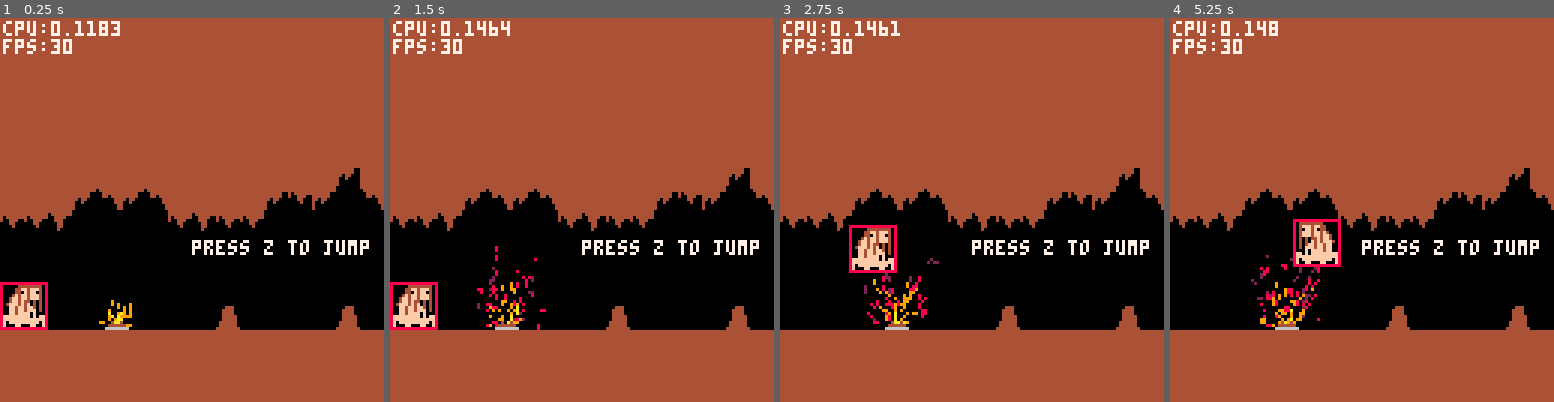
Above: before the commit, frames 1-4 (left to right).
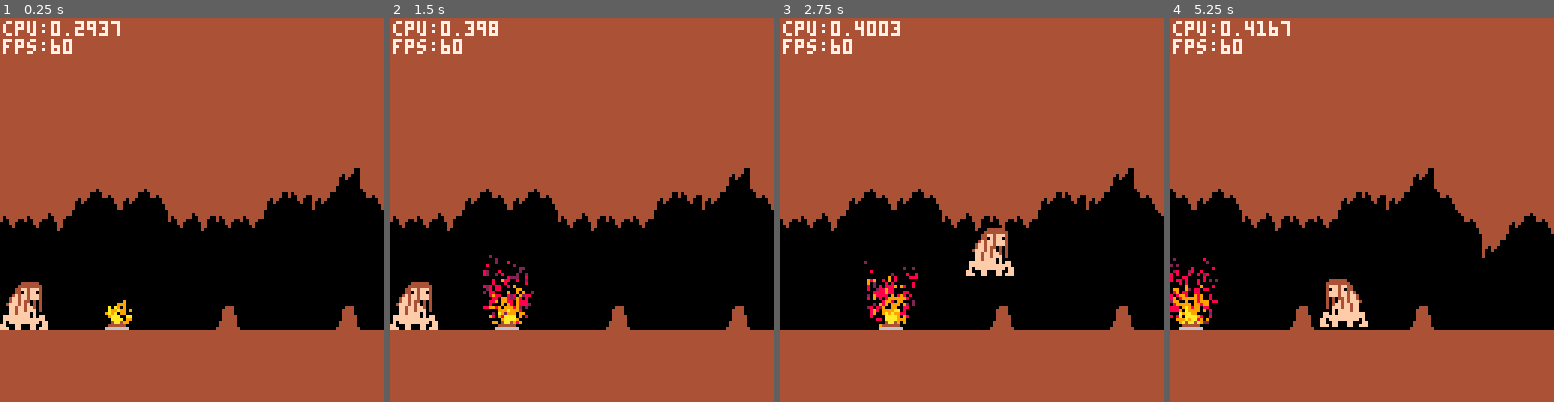
Above: after the commit, the same moments.

Repository: bitwitch/pico8
Game: PICO-8 cartridge games/caveman.p8
Same seed, same stepped clock (60 frames per second), same inputs: the game is played once before the commit and once after it.
Inputs:
- Up to frame 1 (0.25 s): no input
- Up to frame 2 (1.5 s): tap O (Z key) at 0.7 s
- Up to frame 3 (2.75 s): hold Right 1.6-2.1 s; tap O (Z key) at 1.7, 2.1, 2.5 s; hold Right from 2.47 s (still down)
- Up to frame 4 (5.25 s): tap O (Z key) every 0.4 s from 2.9 to 4.9 s; release Right at 3.03 s; hold Left 3.08-3.58 s; hold Down 3.63-3.97 s; hold Right 4.02-4.68 s; hold Left from 5.08 s (still down)

The runs differ from the first frame. In frame 1, 1.5% of the frame differs, in the area x 0-97%, y 0-82%; in frame 2, 2.3%; in frame 3, 6.2%; in frame 4, 13%, in the area x 0-100%, y 0-82%.

Commit message:
core rewrite

Diff:
--- a/games/caveman.p8
+++ b/games/caveman.p8
@@ -3,55 +3,63 @@
 __lua__
 --caveman
 --by bitwitch
-man={}
-fl_h=24
 grav=.45
 particles={}
 cam={}
 cam.x=0
 cam.y=0
 tut={}
-debug=true
-
-entities={}
-entities_with={
-	collide={}
-}
-cqueue={}
-
---don't repeat button presses
-poke(0x5f5c,255)
+
+debug=false
+
+spawners={}
+
+g_level=nil
+g_man=nil
+
+
 
 function _init()
+	--don't repeat button presses
+	poke(0x5f5c,255)
+	--reload map from cart rom
+	reload(0x2000,0x2000,0x1000)
+	reset_entities()
+	reset_collisions()
 	init_tut()
-	init_world()
-	init_man()
-end
-
-function _update()
+	g_level=level({
+		origin=v(0,0),
+		size=v(128,16)
+	})
+	e_add(g_level)
+end
+
+function _update60()
  update_particles()
- update_man()
+ update_entities()
+ do_movement()
  do_collisions()
+	do_supports()
  update_cam()
 end
 
 function _draw()
  cls()
  draw_particles()
- draw_map()
  draw_fire()
-
- if not tut.passed then
- 	draw_tut()
- end
-
- draw_man()
+ render_all("render")
+ render_all("render_gui")
+-- if not tut.passed then
+-- 	draw_tut()
+-- end
+
+ if (debug) draw_debug_hitbox()
 
  draw_stats()
 end
 
 function update_cam()
-	cam.x=lerp(cam.x,man.x-64,.1)
+	cam.x=lerp(cam.x,g_man.pos.x-64,.1)
 	if cam.x<0 then cam.x=0 end
 	camera(cam.x,cam.y)
 end
@@ -90,7 +98,7 @@
 	for i,t in ipairs(tut.steps) do
 		if t.start and not t.passed then
 			print(t.text,t.x,t.y,7)
-			if man.x>t.pass_x then
+			if g_man.pos.x>t.pass_x then
 				t.passed=true
 				if i+1<=#tut.steps then
 					tut.steps[i+1].start=true
@@ -110,133 +118,16 @@
 end
 
 function draw_fire()
-	local x=35
-	spr(47,x,128-fl_h-8)
-	make_flames(x+4,128-fl_h,5)
-end
-
-function lerp(a,b,amt)
-	return (1-amt)*a+b*amt
-end
-
--- returns smallest element
--- of seq, according to key
--- function
---function min_of(seq,key)
--- local me,mk=nil,32767
--- for e in all(seq) do
---  local k=key(e)
---  if k<mk then
---			me,mk=e,k
---  end
--- end
--- return me
---end
-
--- copies props to obj
--- if obj is nil, a new
--- object will be created,
--- so set(nil,{...}) copies
--- the object
-function set(obj,props)
- obj=obj or {}
- for k,v in pairs(props) do
-  obj[k]=v
- end
- return obj
-end
-
--- creates a "class" object
--- with support for basic
--- inheritance/initialization
-function kind(kob)
- kob=kob or {}
- setmetatable(kob,{__index=kob.extends})
-
- kob.new=function(self,ob)
-  ob=set(ob,{kind=kob})
-  setmetatable(ob,{__index=kob})
-  if (kob.create) ob:create()
-  return ob
- end
-
- return kob
-end
-
---vectors
-
-vec=kind()
-function v(x,y)
-	return vec:new({x=x,y=y})
-end
-
-function vec.__add(v1,v2)
- return v(v1.x+v2.x,v1.y+v2.y)
-end
-function vec.__sub(v1,v2)
- return v(v1.x-v2.x,v1.y-v2.y)
-end
-function vec.__mul(v1,a)
- return v(v1.x*a,v1.y*a)
-end
-function vec.__div(v1,a)
- return v(v1.x/a,v1.y/a)
-end
--- length squared
-function vec.len2(v)
- return v.x*v.x+v.y*v.y
-end
-
-function vec.ints(v)
- return
- 	v(flr(v.x),flr(v.y))
-end
-
---boxes
-
-box=kind()
-function make_box(e)
-	local w=e.w
-	local h=e.h
-	if (e.bbw) w=e.bbw
-	if (e.bbh) h=e.bbh
-	return box:new({
-		xl=flr(e.x-.5*w),
-		xr=flr(e.x+.5*w),
-		yt=flr(e.y-h),
-		yb=flr(e.y)
-	})
-end
-
-function box:overlap(b)
-	return
-		self.xr>=b.xl and
-	 self.xl<=b.xr and
-	 self.yb>=b.yt and
-	 self.yt<=b.yb
-end
-
-function box:sepv(b)
-	local candidates={
-		right=v(b.xl-self.xr,0),
-		left=v(b.xr-self.xl,0),
-		bottom=v(0,b.yt-self.yb),
-		top=v(0,b.yb-self.yt)
-	}
-
-	local min_sep=v(0,0)
-	local min_len=32767
-	local min_side=nil
- for side,sep in pairs(candidates) do
-  local len=vec.len2(sep)
-  if len<min_len then
-			min_sep=sep
-			min_len=len
-			min_side=side
-  end
- end
-	return min_sep,min_side
-end
+	local fx,fy=35,96
+	spr(47,fx,fy)
+	make_flames(fx+4,fy+7,5)
+end
+…(6 lines of a section not shown)…
 -->8
 --particles
 
@@ -249,10 +140,10 @@
 		p.y=y
 		p.ox=x
 		p.oy=y
-		p.vx=rnd(2)-1
-		p.vy=rnd(2)-2
+		p.vx=rnd(1)-.5
+		p.vy=rnd(1)-1
 		p.life=1
-		local lifetime=10+rnd(20)
+		local lifetime=20+rnd(40)
 		p.decayrate=1/lifetime
 		add(particles,p)
 		end
@@ -306,29 +197,396 @@
 
 
 -->8
---player
-
-function init_man()
- man.x=8
- man.y=128-fl_h
- man.w=16
- man.h=16
- man.vx=0
- man.vy=0
- man.a=.3
- man.jspeed=-4.5
- man.can_jump=true
- man.grounded=false
- man.face_left=false
- man.rolling=false
- man.bbw=man.w --bounding box width
- man.bbh=man.h --bounding box height
-	man.roll_timer=0
-	man.roll_delay=10
-end
-
-function update_man()
-	printh("vel_y: "..man.vy)
+
+-------------------------------
+-- utlitities
+-------------------------------
+object={}
+function extend(parent,props)
+	local child=props or {}
+	setmetatable(child,{
+		__index=parent,
+		__call=function(func,props)
+			local o=props or {}
+			setmetatable(o,{__index=child})
+			if (o.init) o:init()
+			return o
+		end
+	})
+
+	return child
+end
+
+function state_dependent(e,prop)
+	local p=e[prop]
+	if (not p) return nil
+	if type(p)=="table" and p[e.state] then
+		p=p[e.state]
+	end
+	if type(p)=="table" and p[1] then
+		p=p[1]
+	end
+	return p
+end
+
+function event(e,prop,args)
+	if e[prop] then
+		return e[prop](e,args)
+	end
+end
+
+function lerp(a,b,amt)
+	return (1-amt)*a+b*amt
+end
+
+-------------------------------
+-- box
+-------------------------------
+box=extend(object)
+
+function make_box(xl,yt,xr,yb)
+	return box({
+		xl=flr(min(xl,xr)),
+		xr=flr(max(xl,xr)),
+		yt=flr(min(yt,yb)),
+		yb=flr(max(yt,yb))
+	})
+end
+
+function box:translate(pos)
+	return box({
+		xl=self.xl+pos.x,
+		xr=self.xr+pos.x,
+		yt=self.yt+pos.y,
+		yb=self.yb+pos.y
+	})
+end
+
+function box:overlap(b)
+	return
+		self.xr>=b.xl and
+	 self.xl<=b.xr and
+	 self.yb>=b.yt and
+	 self.yt<=b.yb
+end
+
+function box:sepv(b,allowed)
+	local candidates={
+		left=v(b.xl-self.xr,0),
+		right=v(b.xr-self.xl,0),
+		top=v(0,b.yt-self.yb),
+		bottom=v(0,b.yb-self.yt)
+	}
+	if type(allowed)!="table" then
+		allowed={right=true,left=true,bottom=true,top=true}
+	end
+
+
+	local min_sep=v(0,0)
+	local min_len=32767
+	local min_side=nil
+ for side,sep in pairs(candidates) do
+  local len=vec.len2(sep)
+  if allowed[side] and
+  len<min_len then
+			min_sep,min_len,min_side=
+				sep,len,side
+  end
+ end
+	return min_sep,min_side
+end
+
+
+-------------------------------
+-- vector
+-------------------------------
+vec={}
+vec.__index=vec
+
+function v(x,y)
+	local v={x=x,y=y}
+	setmetatable(v,vec)
+	return v
+end
+
+function vec.__add(v1,v2)
+ return v(v1.x+v2.x,v1.y+v2.y)
+end
+function vec.__sub(v1,v2)
+ return v(v1.x-v2.x,v1.y-v2.y)
+end
+function vec.__mul(v1,a)
+ return v(v1.x*a,v1.y*a)
+end
+function vec.__div(v1,a)
+ return v(v1.x/a,v1.y/a)
+end
+-- length squared
+function vec.len2(v)
+ return v.x*v.x+v.y*v.y
+end
+
+function vec.dot(v1,v2)
+	return v1.x*v2.x+v1.y*v2.y
+end
+
+function vec.ints(v)
+ return
+ 	v(flr(v.x),flr(v.y))
+end
+
+-------------------------------
+-- entities
+-------------------------------
+entity=extend(object,{
+	t=0,state="idle",dynamic=true
+})
+
+function reset_entities()
+	entities={}
+	entities_with={
+		vel={},
+		dynamic={},
+		collides_with={},
+		feetbox={},
+		render={},
+		render_gui={}
+	}
+end
+
+function e_add(e)
+	add(entities,e)
+	for prop,list in pairs(entities_with) do
+		if e[prop] then
+		 add(list,e)
+		end
+	end
+	if e.tags then
+		c_update_bucket(e)
+	end
+	return e
+end
+
+function e_remove(e)
+
+end
+
+function update_entities()
+	for e in all(entities_with.dynamic) do
+		local state=e.state
+		if (e[state]) e[state](e)
+		e.t+=1
+		if (state!=e.state) e.t=0
+	end
+end
+
+
+solid=extend(entity,{
+	dynamic=false,
+	tags={"solid"},
+	collides_with={},
+	hitbox=make_box(0,0,8,8)
+})
+
+function solid:init()
+	-- setup allowed collision
+	-- sides
+	local dirs={
+		left=v(-1,0),right=v(1,0),
+		top=v(0,-1),bottom=v(0,1)
+	}
+	local allowed={}
+	local needed=false
+	for d,dvec in pairs(dirs) do
+		local p=self.map_pos+dvec
+		allowed[d]=
+			tile_type(mget(p.x,p.y))
+			!=solid
+
+		-- ignore tiles on map edge
+		if p.x<0 or p.x>127 or p.y<0 or p.y>63 then
+			allowed[d]=false
+		end
+
+		needed=needed or allowed[d]
+	end
+	self.allowed=allowed
+	self.needed=needed
+end
+
+function solid:collide(o,args)
+	return c_push_out,self.allowed
+end
+
+
+-------------------------------
+-- level
+-------------------------------
+level=extend(object,{
+	origin=v(0,0),
+	size=v(16,16)
+})
+
+function level:init()
+	local o,s=self.origin,self.size
+	-- loop through tiles in level
+	for x=0,s.x-1 do
+		for y=0,s.y-1 do
+			local mx,my=o.x+x,o.y+y
+			local tile=mget(mx,my)
+			local etyp=spawners[tile]
+			-- if tile is spawner,spawn
+			-- entity
+			if etyp then
+				local e=etyp({
+					pos=v(mx,my)*8
+				})
+				e_add(e)
+				-- remove tile from map
+				mset(mx,my,0)
+				tile=0
+			end
+
+			-- create tile if needed
+			-- for collisions
+			etyp=tile_type(tile)
+			if etyp then
+				local e=etyp({
+					pos=v(mx,my)*8,
+					map_pos=v(mx,my)
+				})
+				if (e.needed) e_add(e)
+			end
+
+		end
+	end
+end
+
+function level:render()
+ map(self.origin.x,self.origin.y,
+  0,0,self.size.x,self.size.y)
+end
+
+
+function tile_type(tile)
+	if (fget(tile,0)) return solid
+	return nil
+end
+
+-------------------------------
+-- player (man)
+-------------------------------
+man=extend(entity,{
+	pos=v(0,0),
+	w=16,
+	h=16,
+	vel=v(0,0),
+	acc=v(.3,0),
+	jspeed=-4.5,
+	roll_speed=4,
+	can_jump=true,
+	grounded=false,
+	face_left=false,
+	roll_timer=0,
+	roll_delay=10,
+	sprite={
+		idle=192,
+		offset=v(-8,-16)
+	},
+	hitbox={
+		make_box(-6,-16,6,0),
+		roll=make_box(-8,-8,8,0)
+	},
+	feetbox=make_box(-6,-2,6,0),
+	tags={"man"},
+	collides_with={"solid"}
+})
+function man:init()
+	g_man=self
+end
+spawners[112]=man
+
+function man:idle()
+	self:do_walking()
+	self:do_verticals()
+end
+
+function man:walk()
+	self:do_walking()
+	self:do_verticals()
+end
+
+function man:roll()
+	self.vel.x*=.8
+
+		-- clamp x pos to > 0
+	if self.pos.x-8+self.vel.x<0 then
+		self.vel.x=0
+		self.pos.x=8
+	end
+
+	if abs(self.vel.x)<=0.1 then
+		self.state="idle"
+	end
+end
+
+function man:air()
+
+end
+
+-- multiple state functions
+function man:do_walking()
+	self.vel.x*=.8
+	if btn(0) then
+		self.vel.x-=self.acc.x
+	end
+	if btn(1) then
+		self.vel.x+=self.acc.x
+	end
+
+	-- clamp x pos to > 0
+	if self.pos.x-8+self.vel.x<0 then
+		self.vel.x=0
+		self.pos.x=8
+	end
+
+	if abs(self.vel.x)>0 then
+		self.state="walk"
+	else
+		self.state="idle"
+	end
+end
+…(4 lines of a section not shown)…
+function man:do_verticals()
+--	if self.pos.y>104 then
+--	 self.pos.y=104
+--	 self.vel.y=0
+--	end
+--
+	if self.supported_by and btnp(4) then
+		-- roll
+		if btn(3) then
+			local rspeed=self.roll_speed
+			if (self.face_left) rspeed*=-1
+			self.vel.x=rspeed
+			self.state="roll"
+		else
+		-- jump
+			self.vel.y=self.jspeed
+		end
+	end
+
+end
+
+function man:collide(o)
+
+end
+
+
+function man:update()
 	if man.roll_timer>0 then
 		man.roll_timer-=1
 	elseif man.rolling and man.roll_timer<=0 then
@@ -379,12 +637,11 @@
 		man.grounded=false
 	end
 	--entity collisions
-	test_collisions(man,"collide",man.resolve_collision)
+	test_collisions(man,"cbox",man.resolve_collision)
 end
 
 man.resolve_collision=
 function(obj,sep,side)
-	printh(side)
 	man.x+=sep.x
 	man.y+=sep.y
 	if side=="bottom" then
@@ -393,86 +650,299 @@
 	end
 end
 
-function draw_man()
+function man:render()
 	palt(14,true)
 	palt(0,false)
- spr(1,man.x-8,man.y-16,2,2,man.face_left)
-	if debug then
-		rect(man.x-0.5*man.bbw,
-							man.y-man.bbh,
-							man.x+0.5*man.w-1,
-							man.y-1,8)
-	end
+	local p,off=self.pos,self.sprite.offset
+ spr(self.sprite.idle,
+ 	p.x+off.x,p.y+off.y,
+ 	2,2,
+ 	self.face_left)
 	palt()
 end
 
--->8
---entities
-
-
-
-function update_with_table(e,fn)
-	for prop,list in pairs(entities_with) do
-		if e[prop] then
-			fn(list,e)
-		end
-	end
-end
-
--- entity type
-entity=kind()
-eid=1
-function entity:create()
-	if not self.name then
-		self.name=eid..""
-		eid+=1
-	end
-	entities[self.name]=self
-	update_with_table(self,add)
-end
-
-
---collisions
-function test_collisions(ent,prop,cb)
-	add(cqueue,{e=ent,p=prop,cb=cb})
+
+-------------------------------
+-- movement system
+-------------------------------
+function do_movement()
+	for e in all(entities_with.vel) do
+		e.pos+=e.vel
+		if e.vel.x!=0 then
+			e.face_left=e.vel.x<0
+		end
+
+		-- apply gravity
+		e.vel.y+=grav
+	end
+end
+
+-------------------------------
+-- collision system
+-------------------------------
+function reset_collisions()
+	c_buckets={}
 end
 
 function do_collisions()
- for c in all(cqueue) do
-  local e=c.e
-  local eb=make_box(e)
-  for o in all(entities_with[c.p]) do
-   if o~=e then
-   	local ob=make_box(o)
-    if eb:overlap(ob) then
-    	local sep,side=eb:sepv(ob)
-    	c.cb(o,sep,side)
-    end
-   end
-  end
- end
- cqueue={}
-end
-
-
-function init_world()
-	for x=0,36 do
-		for y=0,17 do
-			s=mget(x,y)
-			--collision flag
-			if fget(s,0) then
-				local e=entity:new({
-					x=x*8+4,
-					y=y*8+8,
-					w=8,
-					h=8,
-					collide=true,
-				})
+	c_update_buckets()
+ for e in all(entities_with.collides_with) do
+ 	for tag in all(e.collides_with) do
+ 		for o in c_potentials(e,tag) do
+				if o!=e then
+					local ec,oc=
+						collider(e),collider(o)
+					if ec and oc then
+						do_collision(ec,oc)
+					end
+				end
 			end
 		end
 	end
 end
 
+function c_update_buckets()
+	for e in all(entities_with.dynamic) do
+			c_update_bucket(e)
+	end
+end
+
+function c_update_bucket(e)
+	if not e.pos or not e.tags then
+		return
+	end
+
+	local bx,by=c_bucket_coords(e)
+	-- if e has no bucket or pos
+	-- has changed out of range
+	-- of current bucket
+	if not e.bkt or
+	e.bkt.x!=bx or
+	e.bkt.y!=by then
+		-- remove entity from all
+		-- old buckets
+		if e.bkt then
+			for t in all(e.tags) do
+				local old=
+					c_bucket(t,e.bkt.x,e.bkt.y)
+					del(old,e)
+			end
+		end
+
+		-- add entity to new buckets
+		e.bkt=v(bx,by)
+		for t in all(e.tags) do
+			add(c_bucket(t,bx,by),e)
+		end
+	end
+end
+
+function c_bucket_coords(e)
+	local p=e.pos
+	return
+		flr(shr(p.x,4)),flr(shr(p.y,4))
+end
+
+function c_bucket(tag,bx,by)
+	local key=
+		tag..":"..bx..","..by
+	if not c_buckets[key] then
+		c_buckets[key]={}
+	end
+	return c_buckets[key]
+end
+
+function c_potentials(e,tag)
+	local cx,cy=c_bucket_coords(e)
+	local bx,by=cx-2,cy-1
+	local bkt,bcount,bi={},0,1
+	return function()
+		while bi>bcount do
+			bx+=1
+			if (bx>cx+1) bx,by=cx-1,by+1
+			if (by>cy+1) return nil
+			bkt=c_bucket(tag,bx,by)
+			bcount,bi=#bkt,1
+		end
+		local next_e=bkt[bi]
+		bi+=1
+		return next_e
+	end
+end
+
+function collider(e)
+	local hb=
+		state_dependent(e,"hitbox")
+	if (not hb) return nil
+	return {
+		box=hb:translate(e.pos),
+		e=e
+	}
+end
+
+function do_collision(ec,oc)
+	local eb,ob=ec.box,oc.box
+	if eb:overlap(ob) then
+		c_response(ec,oc)
+		c_response(oc,ec)
+	end
+end
+
+-- checks for collisions of
+-- box and entities with given
+-- tags, returns first e found
+function c_check(box,tags)
+	local fake_e=
+		{pos=v(box.xl,box.yt)}
+	for t in all(tags) do
+		for o in c_potentials(fake_e,t) do
+			local oc=collider(o)
+			if oc and box:overlap(oc.box) then
+				return o
+			end
+		end
+	end
+	return nil
+end
+
+-- calls collide method on e
+-- if it returns a function,
+-- calls it
+function c_response(ec,oc)
+	local reaction,args=
+		event(ec.e,"collide",oc.e)
+	if type(reaction)=="function" then
+		reaction(ec,oc,args)
+	end
+end
+
+-- pushes other out of entity
+-- so it no longer collides
+function c_push_out(ec,oc,allowed)
+	local eb,ob=ec.box,oc.box
+	local e,o=ec.e,oc.e
+	local sepv=ob:sepv(eb,allowed)
+	o.pos+=sepv
+	if o.vel then
+		local v_dot_sep=
+			o.vel:dot(sepv)
+		if v_dot_sep<0 then
+			if (sepv.y!=0) o.vel.y=0
+			if (sepv.x!=0) o.vel.x=0
+		end
+	end
+	oc.box=ob:translate(sepv)
+end
+
+function draw_debug_hitbox()
+	for e in all(entities_with.collides_with) do
+		local hb=state_dependent(e,"hitbox")
+		hb=hb:translate(e.pos)
+		rect(hb.xl,hb.yt,hb.xr,hb.yb,8)
+	end
+end
+
+-------------------------------
+-- supports
+-------------------------------
+
+-- determines if entities
+-- with feetbox are standing
+-- on something
+function do_supports()
+	for e in all(entities_with.feetbox) do
+		local fb=e.feetbox
+		fb=fb:translate(e.pos)
+		local support=
+			c_check(fb,{"solid"})
+		e.supported_by=support
+	end
+end
+
+
+-------------------------------
+-- render
+-------------------------------
+function render_all(prop)
+	-- do some z-depth sorting
+	-- here
+
+	for e in all(entities_with[prop]) do
+		e[prop](e)
+	end
+end
+…(72 lines of a section not shown)…
 
 
 
@@ -645,7 +1115,7 @@
 
 
 __gff__
-0000000000000000000000000000000000000000000000000000000000000000000000000000000000000000000000000000000000000000000000000000000101010300000000000000000000000000000000000000000000000000000000000000000000000000000000000000000000000000000000000000000000000000
+0000000000000000000000000000000000000000000000000000000000000000000000000000000000000000000000000000000000000000000100000100000101010100000000000000000000000000000000000000000000000000000000000000000000000000000000000000000000000000000000000000000000000000
 0000000000000000000000000000000000000000000000000000000000000000000000000000000000000000000000000000000000000000000000000000000000000000000000000000000000000000000000000000000000000000000000000000000000000000000000000000000000000000000000000000000000000000
 __map__
 3c3c3c3c3c3c3c3c3c3c3c3c3c3c3c3c3c3c3c3c3c3c3c3c3c3c3c3c3c3c3c3c3c3c3c3c1e00000000000000000000000000000000000000000000000000000000000000000000000000000000000000000000000000000000000000000000000000000000000000000000000000000000000000000000000000000000000000
@@ -659,7 +1129,7 @@
 3d3d3e000000003d3e3d3d00000000003b3c3a3b3c3c3c3c3c3c3c3c3c3a3d3e000000000000000000000000000000000000000000000000000000000000000000000000000000000000000000000000000000000000000000000000000000000000000000000000000000000000000000000000000000000000000000000000
 00000000000000000000000000000000003a00003b3c3c3c3c3a003b3d000000000000000000000000000000000000000000000000000000000000000000000000000000000000000000000000000000000000000000000000000000000000000000000000000000000000000000000000000000000000000000000000000000
 0000000000000000000000000000000000000000003b3c3a3e00000042000000000000000000000000000000000000000000000000000000000000000000000000000000000000000000000000000000000000000000000000000000000000000000000000000000000000000000000000000000000000000000000000000000
-0000000000000000000000000000000000000000000041000000000042000000000000000000000000000000000000000000000000000000000000000000000000000000000000000000000000000000000000000000000000000000000000000000000000000000000000000000000000000000000000000000000000000000
+0070000000000000000000000000000000000000000041000000000042000000000000000000000000000000000000000000000000000000000000000000000000000000000000000000000000000000000000000000000000000000000000000000000000000000000000000000000000000000000000000000000000000000
 0000000000000000004000000000400000000000000000000000000042000000000000000000000000000000000000000000000000000000000000000000000000000000000000000000000000000000000000000000000000000000000000000000000000000000000000000000000000000000000000000000000000000000
 3c3c3c3c3c3c3c3c3c3c3c3c3c3c3c3c3c3c3c3c3c3c3c3c3c3c3c3c3c3c3c3c3c3c3c3c3c39393939393939393939393939393939393939393939393939393939393939393939393939393939000000000000000000000000000000000000000000000000000000000000000000000000000000000000000000000000000000
 3c3c3c3c3c3c3c3c3c3c3c3c3c3c3c3c3c3c3c3c3c3c3c3c3c3c3c3c3c3c3c3c3c3c3c3c3c3c3c3c3c3c3c3c3c3c3c3c3c3c3c3c3c3c3c3c3c3c3c3c3c3c3c3c3c3c3c3c3c3c3c3c3c3c3c3c3c000000000000000000000000000000000000000000000000000000000000000000000000000000000000000000000000000000
Not shown, changed: 168 lines of the sprite sheet (__gfx__) section of games/caveman.p8
